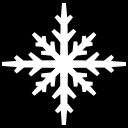
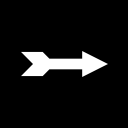
Before/after of a 128x128 layered artwork. What changed in the layer stack:
added layer "ArrowRight" above "Luck" over [21, 51, 108, 77]
hid "Ice" over [2, 3, 126, 125]
